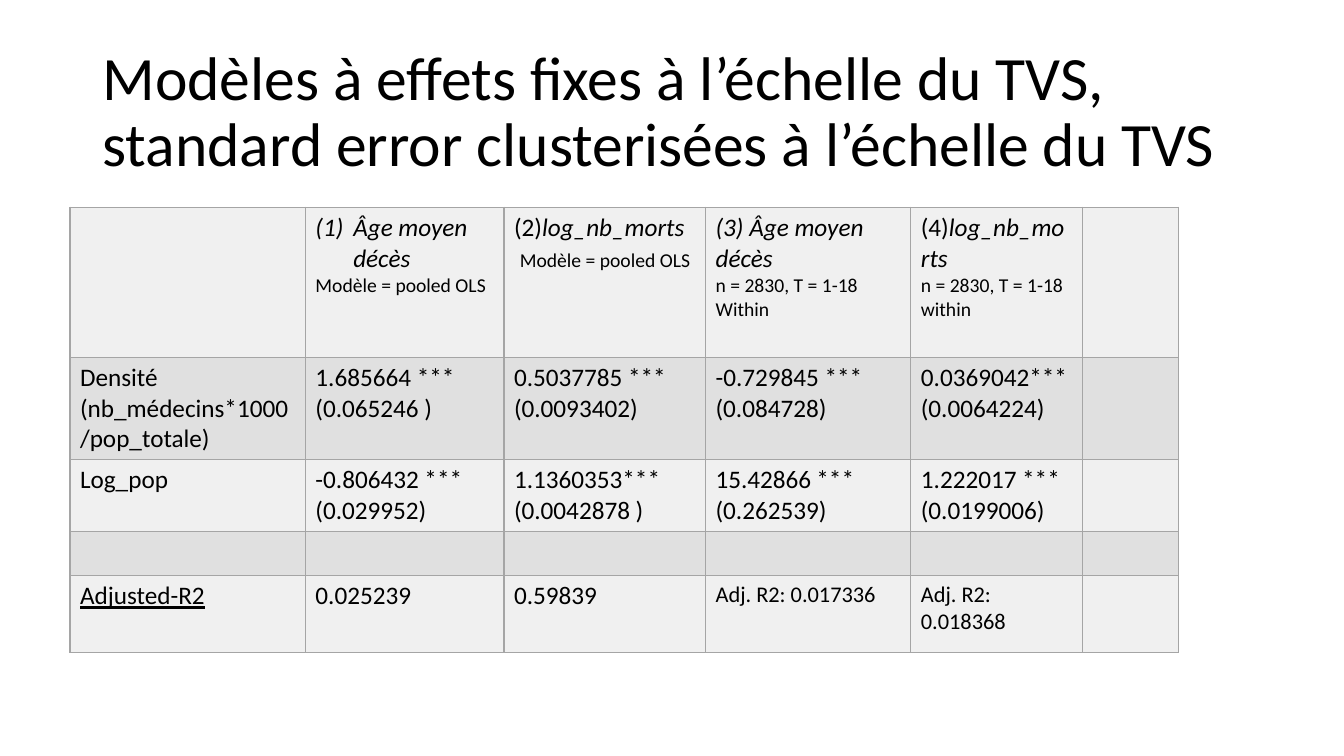
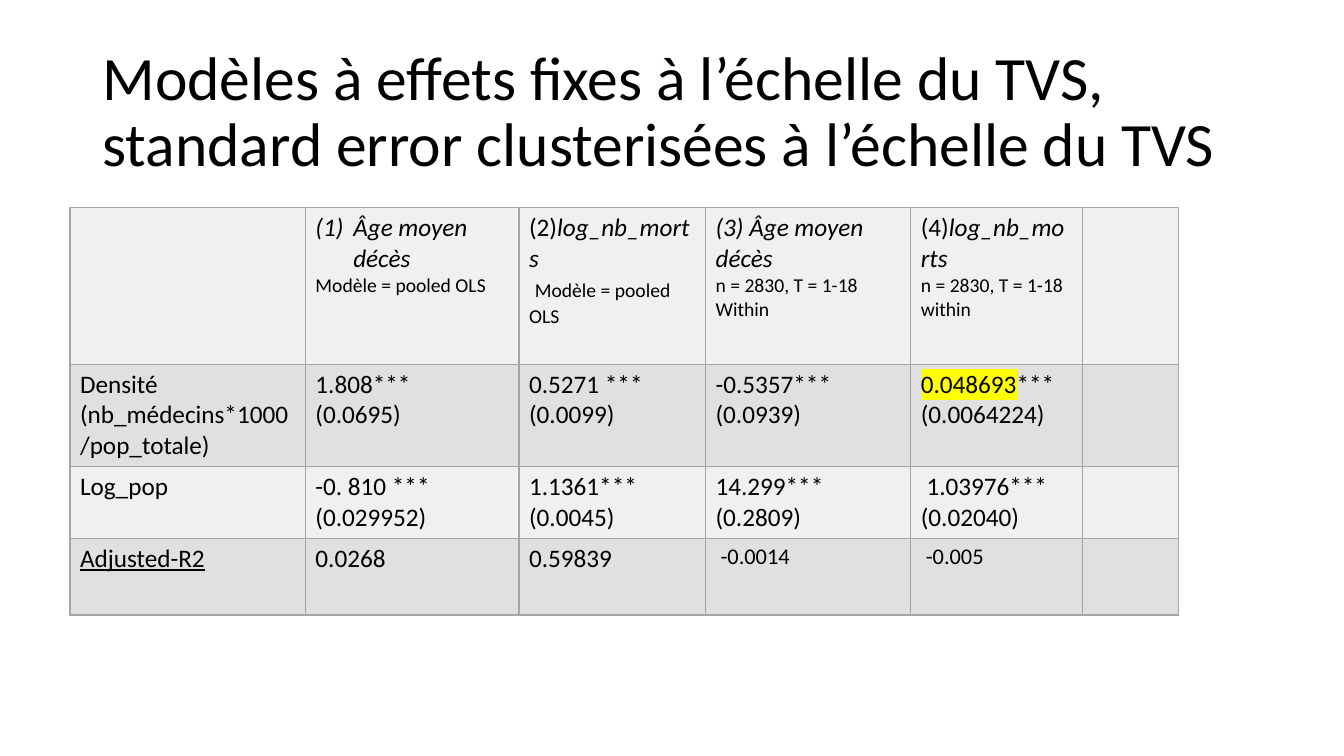
Before and after one commit to mchabaud/Project-DSSS, a slide deck: slide 16 of Presentation_13_04_22.pptx. Drawn at 1344x756 pixels with LibreOffice and Linux fonts; fonts in the diff are those of the drawing. Boxes give left, top, right and bottom in pixels: in the first picture for what was removed or moved away, otherwise in the second. Text is boxed around its words. In the diff, an @@ line names an element or a change of style, - is before the commit and + after.

```diff
--- a/Presentation_13_04_22.pptx
+++ b/Presentation_13_04_22.pptx
@@ table at [70,208,1179,611] @@
-row 2: Densité (nb_médecins*1000/pop_totale) | 1.685664 *** / (0.065246 ) | 0.5037785 *** / (0.0093402) | -0.729845 *** / (0.084728) | 0.0369042*** / (0.0064224) | 
-row 3: Log_pop | -0.806432 *** / (0.029952) | 1.1360353*** / (0.0042878 ) | 15.42866 *** / (0.262539) | 1.222017 *** / (0.0199006) | 
-row 4:  |  |  |  |  | 
-row 5: Adjusted-R2 | 0.025239 | 0.59839 | Adj. R2: 0.017336 | Adj. R2: 0.018368 | 
+row 2: Densité (nb_médecins*1000/pop_totale) | 1.808*** / (0.0695) | 0.5271 *** / (0.0099) | -0.5357*** / (0.0939) | 0.048693*** / (0.0064224) | 
+row 3: Log_pop | -0. 810 *** / (0.029952) | 1.1361*** / (0.0045) | 14.299*** / (0.2809) | 1.03976*** / (0.02040) | 
+row 4: Adjusted-R2 | 0.0268 | 0.59839 | -0.0014 | -0.005 | 
```
Also in this commit, not shown: 3 other slides changed, 2 slides added, 1 other file.
